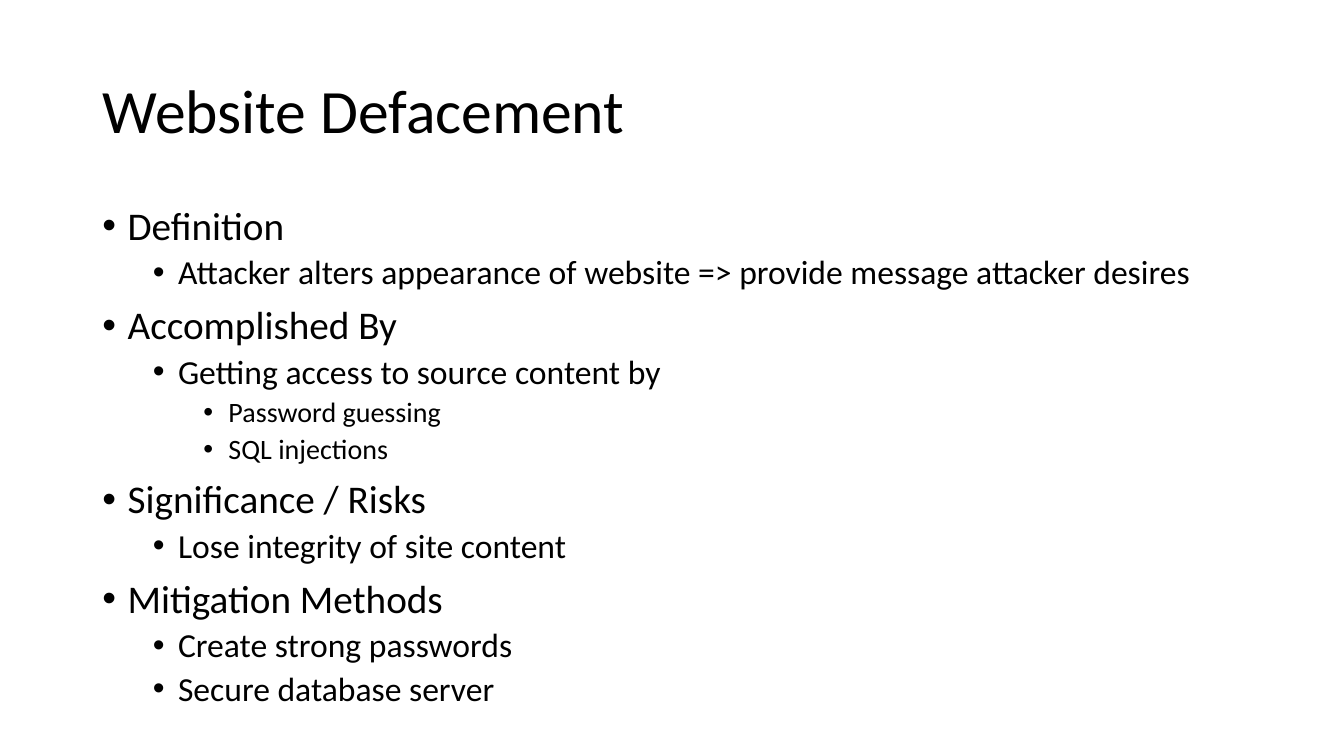
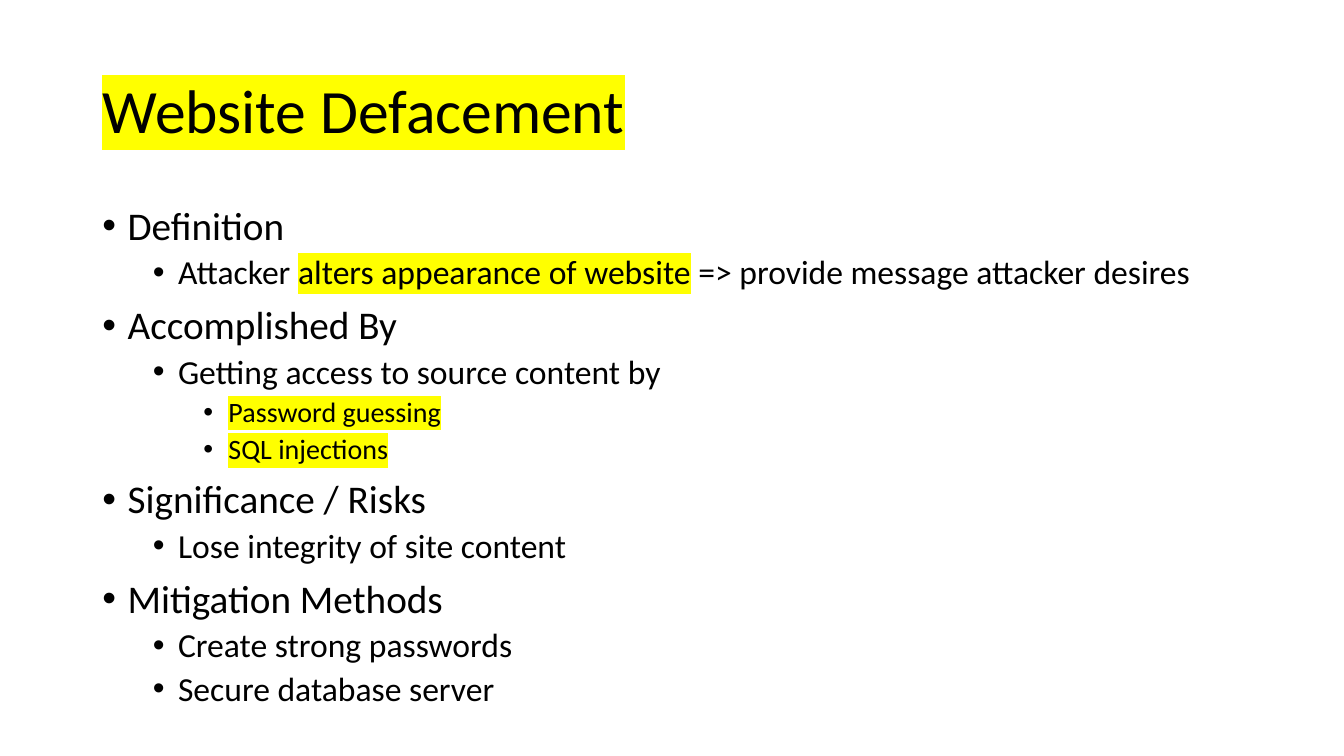
Before and after one commit to truckieutk/comp3134Winter2021, a slide deck: slide 13 of Lecture/wk7.pptx. Drawn at 1344x756 pixels with LibreOffice and Linux fonts; fonts in the diff are those of the drawing. Boxes give left, top, right and bottom in pixels: in the first picture for what was removed or moved away, otherwise in the second. Text is boxed around its words. In the diff, an @@ line names an element or a change of style, - is before the commit and + after.

```diff
--- a/Lecture/wk7.pptx
+++ b/Lecture/wk7.pptx
@@ title "Website Defacement" at [102, 90, 624, 134]: highlight none to #FFFF00 @@
@@ text at [178, 260, 1190, 464]: highlight none to #FFFF00 in "alters appearance of website", "Password guessing", "SQL injections" @@
```
Also in this commit, not shown: 16 other slides changed, 29 other files.
